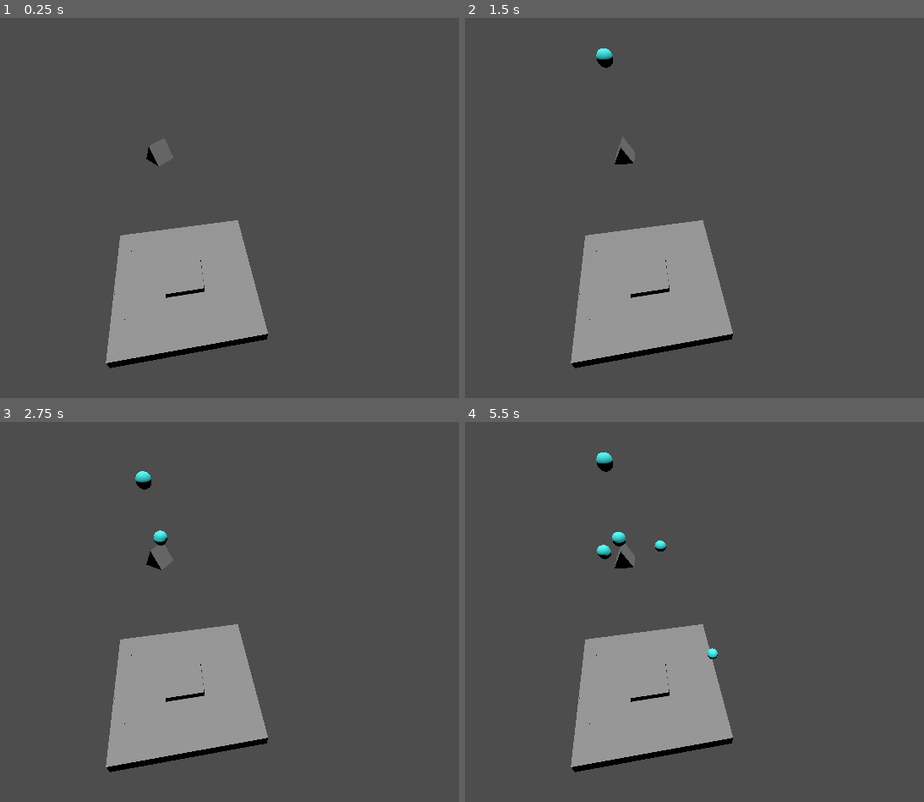
Above: before the commit, frames 1-4 (two rows, left to right).
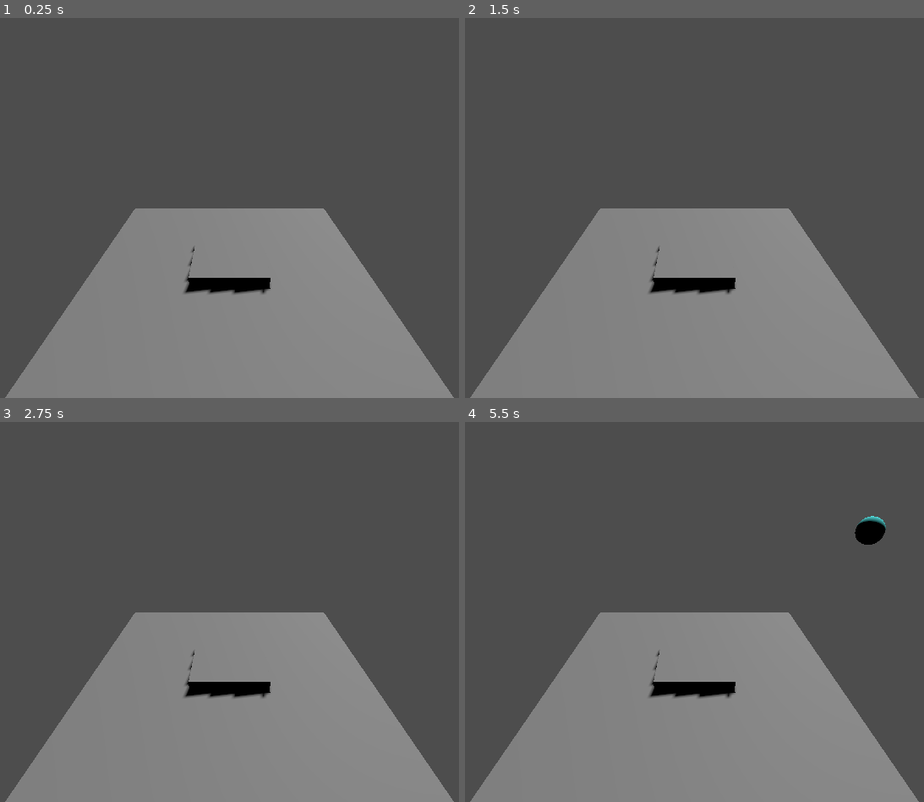
Above: after the commit, the same moments.

Repository: NoLivesRemaining/Sheep-Sling
Game: Godot game, scene res://Scenes/game.tscn
The game is run twice, just before and just after one commit, with the same random seed, the same clock (stepped at 60 frames per second) and the same inputs.
Inputs (mouse positions are in pixels of both pictures, inside the frame that each line leads up to):
- Up to frame 1 (0.25 s): no input
- Up to frame 2 (1.5 s): tap Enter at 0.5 s; move the mouse to (841, 189) at 0.52 s; click (841, 189) at 0.67 s; move the mouse to (561, 227) at 1.27 s; click (561, 227) at 1.42 s
- Up to frame 3 (2.75 s): move the mouse to (298, 528) at 2.02 s; click (298, 528) at 2.17 s
- Up to frame 4 (5.5 s): move the mouse to (662, 688) at 2.77 s; click (662, 688) at 2.92 s; move the mouse to (896, 669) at 3.52 s; click (896, 669) at 3.67 s; move the mouse to (492, 555) at 4.27 s; click (492, 555) at 4.42 s; move the mouse to (726, 612) at 5.02 s; click (726, 612) at 5.17 s

The runs differ from the first frame. In frame 1, 26% of the frame differs, in the area x 1-99%, y 31-100%; in frame 2, 26%; in frame 3, 26%; in frame 4, 27%, in the area x 1-99%, y 8-100%.

Commit message:
Added success, win UI & game restart

Diff:
--- a/Bouncy World/Scenes/game.tscn
+++ b/Bouncy World/Scenes/game.tscn
@@ -1,9 +1,14 @@
-[gd_scene load_steps=10 format=3 uid="uid://bo3ye33dg27kd"]
+[gd_scene load_steps=11 format=3 uid="uid://bo3ye33dg27kd"]
 
 [ext_resource type="PackedScene" uid="uid://dtu0r5vfh2cgj" path="res://Scenes/tile.tscn" id="1_sn8an"]
 [ext_resource type="Script" path="res://Scripts/GameManager.gd" id="3_2txsa"]
 [ext_resource type="PackedScene" uid="uid://ditao2fywc1c0" path="res://Scenes/winbox.tscn" id="4_nc5d2"]
 [ext_resource type="PackedScene" uid="uid://crjlq0i2c8mc5" path="res://Scenes/spawnpoint.tscn" id="4_qeli3"]
+
+[sub_resource type="LabelSettings" id="LabelSettings_txbkg"]
+font_size = 50
+outline_size = 10
+outline_color = Color(0, 0, 0, 1)
 
 [sub_resource type="WorldBoundaryShape3D" id="WorldBoundaryShape3D_q8y1m"]
 
@@ -51,11 +56,12 @@
 [node name="Game" type="Node3D"]
 
 [node name="Camera3D" type="Camera3D" parent="."]
-transform = Transform3D(0.173648, -0.696364, 0.696364, 0, 0.707107, 0.707107, -0.984808, -0.122788, 0.122788, 26.4593, 42.116, -2.75981)
+transform = Transform3D(-4.37114e-08, -0.422618, 0.906308, 0, 0.906308, 0.422618, -1, 1.84732e-08, -3.9616e-08, 20, 15, 0)
 fov = 65.8
 
 [node name="DirectionalLight3D" type="DirectionalLight3D" parent="."]
-transform = Transform3D(1, 0, 0, 0, -4.37114e-08, 1, 0, -1, -4.37114e-08, 0, 2.92746, 0)
+transform = Transform3D(0.803466, 0.137615, -0.579228, 0.579228, -0.40558, 0.707107, -0.137615, -0.903641, -0.40558, 0, 20, 0)
+shadow_enabled = true
 
 [node name="GameManager" type="Node" parent="."]
 unique_name_in_owner = true
@@ -63,6 +69,35 @@
 
 [node name="Spawnpoint" parent="GameManager" instance=ExtResource("4_qeli3")]
 transform = Transform3D(1, 0, 0, 0, 1, 0, 0, 0, 1, 0, 35, 0)
+
+[node name="UI" type="CanvasLayer" parent="GameManager"]
+visible = false
+follow_viewport_enabled = true
+
+[node name="Label" type="Label" parent="GameManager/UI"]
+top_level = true
+anchors_preset = 8
+anchor_left = 0.5
+anchor_top = 0.5
+anchor_right = 0.5
+anchor_bottom = 0.5
+offset_left = -397.0
+offset_top = -106.5
+offset_right = 397.0
+offset_bottom = 106.5
+grow_horizontal = 2
+grow_vertical = 2
+size_flags_horizontal = 4
+text = "You've rounded up all the sheep!
+
+Great job!"
+label_settings = SubResource("LabelSettings_txbkg")
+horizontal_alignment = 1
+vertical_alignment = 1
+
+[node name="Timer" type="Timer" parent="GameManager"]
+wait_time = 5.0
+one_shot = true
 
 [node name="TileGroup" type="Node" parent="."]
 
@@ -535,3 +570,5 @@
 "": SubResource("AnimationLibrary_vsou0")
 }
 autoplay = "Rotation"
+
+[connection signal="timeout" from="GameManager/Timer" to="GameManager" method="_on_timer_timeout"]
--- a/Bouncy World/Scripts/GameManager.gd
+++ b/Bouncy World/Scripts/GameManager.gd
@@ -6,20 +6,25 @@
 var sheepCount
 var sheepScore = 0
 
+@onready var timer = $Timer
+
 func _ready():
 	sheepCount = sheepRandomiser.randi_range(3, 6)
+	$UI.set_process(false)
 
 func add_point():
 	sheepScore += 1
 	check_Score()
-
 
 func spawn():
 	var new_sheep = sheep.instantiate()
 	new_sheep.global_position = $Spawnpoint.global_position
 	add_child(new_sheep)
 
-
 func check_Score():
 	if(sheepScore == sheepCount):
-		print("Win!")
+		$UI.set_process(true)
+		timer.start()
+
+func _on_timer_timeout():
+	get_tree().reload_current_scene()
